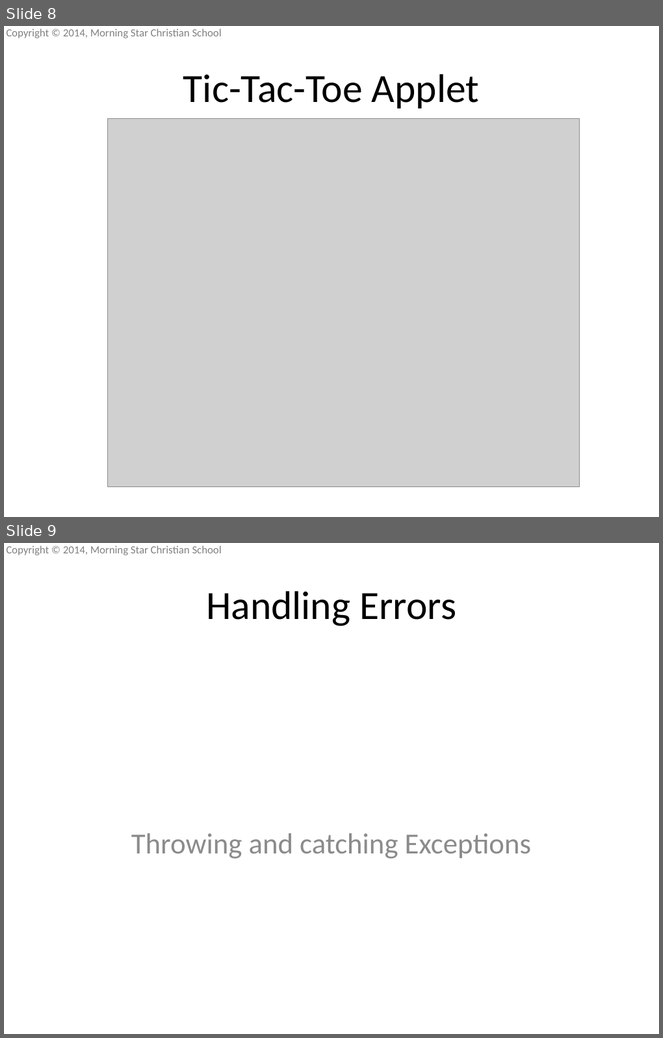
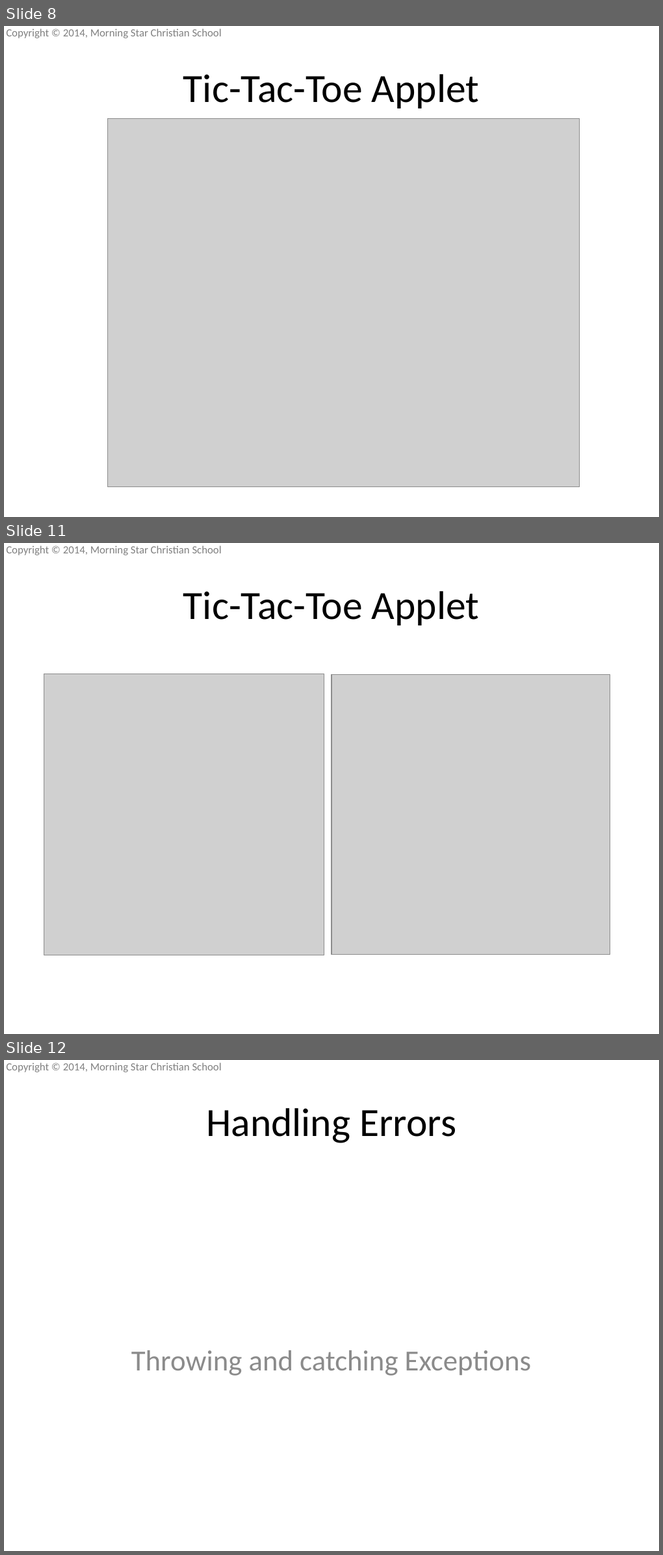
Before and after one commit to mscsbend/presentations, a slide deck: Lesson 4.pptx. Shown one above the other, each under a label of ours: slides 8 and 9 before the commit, slides 8, 11 and 12 after it; the slides between them are not shown. The pictures are 663x1038 and 663x1555 pixels, drawn with LibreOffice and Linux fonts; fonts in the diff are those of the drawing; grey boxes stand for pictures; background and template pictures are left out. Boxes give left, top, right and bottom in pixels: in the first picture for what was removed or moved away, otherwise in the second. Text is boxed around its words. In the diff, an @@ line names an element or a change of style, - is before the commit and + after.

Commit message:
Updated lesson 4 with a couple screenshots
... about applet security

```diff
--- a/Lesson 4.pptx
+++ b/Lesson 4.pptx
@@ slide 11 added at [4,543,659,1034], background picture (left out); not listed: 1 template element that a slide beside it also shows @@
@@ title added at [183,591,479,626], 44 pt, text #000000 @@
+Tic-Tac-Toe Applet
@@ picture added at [44,674,324,955] @@
@@ picture added at [332,675,610,955] @@
@@ what was slide 9 is now slide 12 @@
```
Also in this commit, not shown: 2 other slides added.
